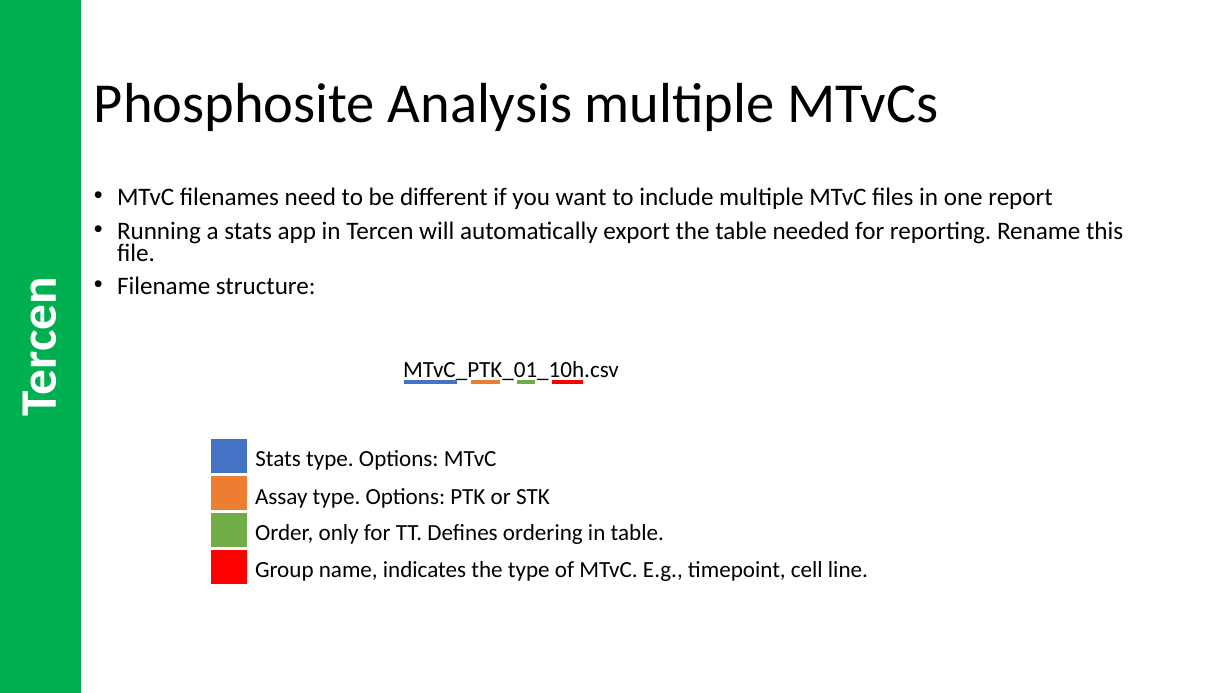
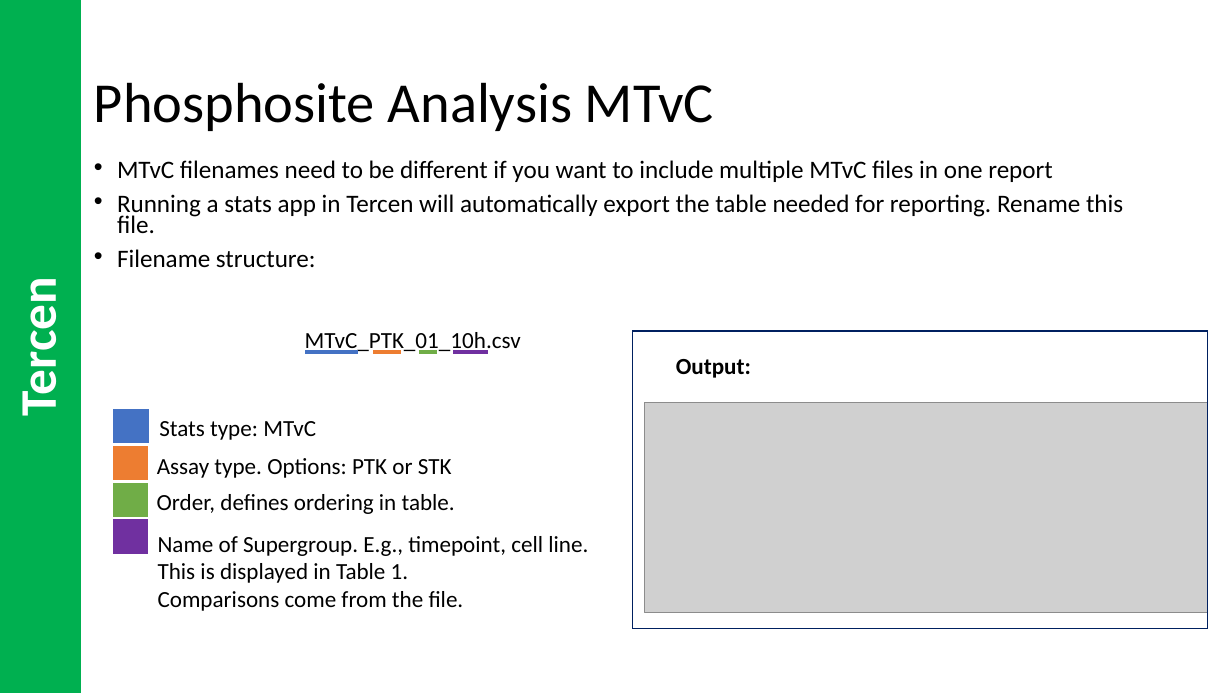
Before and after one commit to pamgene/autoreport2023, a slide deck: slide 5 of ref/HowToUse.pptx (slide 7 before the commit). Drawn at 1232x693 pixels with LibreOffice and Linux fonts; fonts in the diff are those of the drawing; grey boxes stand for pictures. Boxes give left, top, right and bottom in pixels: in the first picture for what was removed or moved away, otherwise in the second. Text is boxed around its words. In the diff, an @@ line names an element or a change of style, - is before the commit and + after.

```diff
--- a/ref/HowToUse.pptx
+++ b/ref/HowToUse.pptx
@@ title at [94, 82, 714, 131]: text changed @@
-Phosphosite Analysis multiple MTvCs
+Phosphosite Analysis MTvC
@@ text "MTvC filenames need to be ...": place and size @@
-text "MTvC filenames need to be ..." at [117, 187, 1123, 295]
+text "MTvC filenames need to be ..." at [117, 160, 1123, 268]
@@ line moved from (552, 383) - (583, 383) to (453, 352) - (488, 352) @@
@@ line (453, 352) - (488, 352): stroke #FF0000 3 pt to #7030A0 3 pt @@
@@ rectangle added at [632, 331, 1207, 628], outline #002060 1 pt @@
@@ text added at [676, 359, 751, 378], 18 pt, text #000000, bold @@
+Output:
@@ picture added at [644, 403, 1208, 613] @@
@@ text at [159, 421, 316, 440]: text changed @@
-Stats type. Options: MTvC
+Stats type: MTvC
@@ text at [157, 494, 455, 514]: text changed @@
-Order, only for TT. Defines ordering in table.
+Order, defines ordering in table.
@@ 4 rectangles, 3 lines, 2 texts: place and size @@
-4 rectangles, 3 lines, 2 texts at [212, 361, 619, 583]
+4 rectangles, 3 lines, 2 texts at [114, 332, 521, 554]
@@ rectangle at [114, 520, 148, 554]: fill #FF0000 to #7030A0; outline #FF0000 1 pt to #7030A0 1 pt @@
@@ text at [158, 536, 588, 611]: text changed @@
-Group name, indicates the type of MTvC. E.g., timepoint, cell line.
+Name of Supergroup. E.g., timepoint, cell line.
+This is displayed in Table 1.
+Comparisons come from the file.
```
Also in this commit, not shown: 4 other slides changed, 1 slide added, 7 other files.
